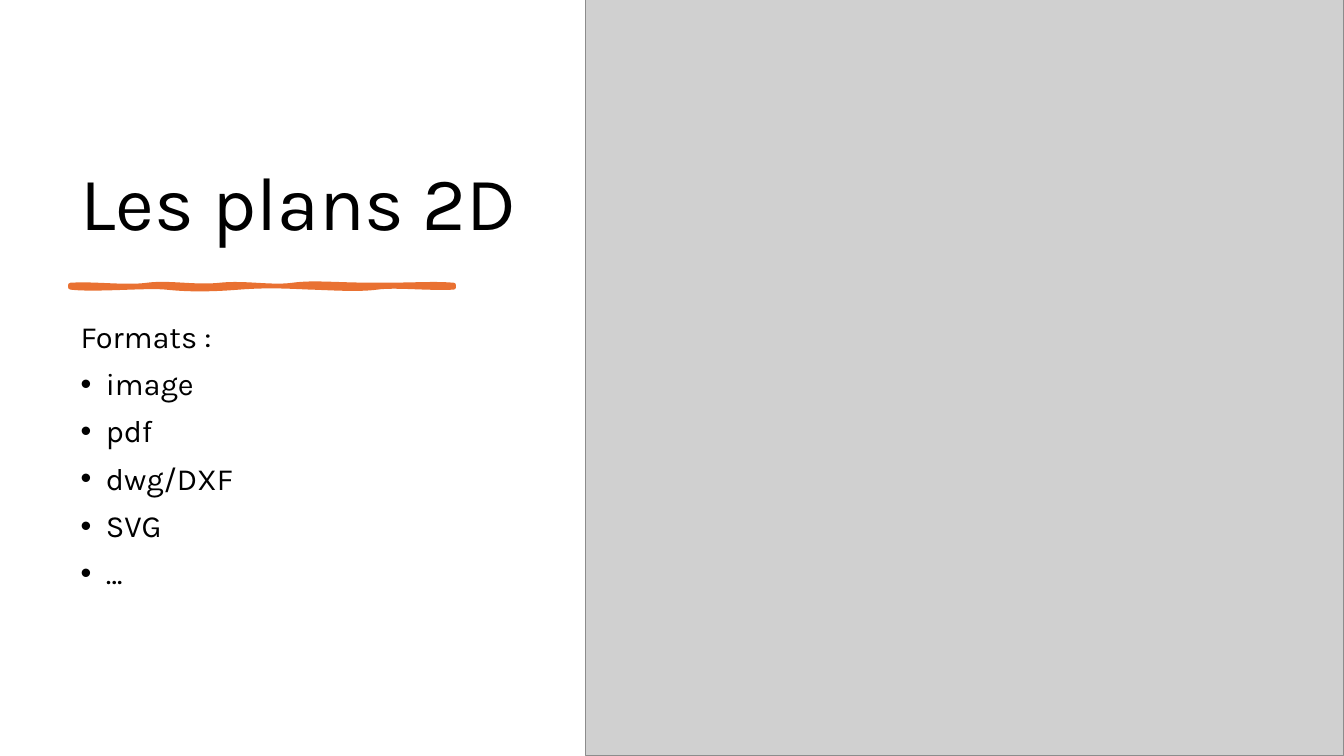
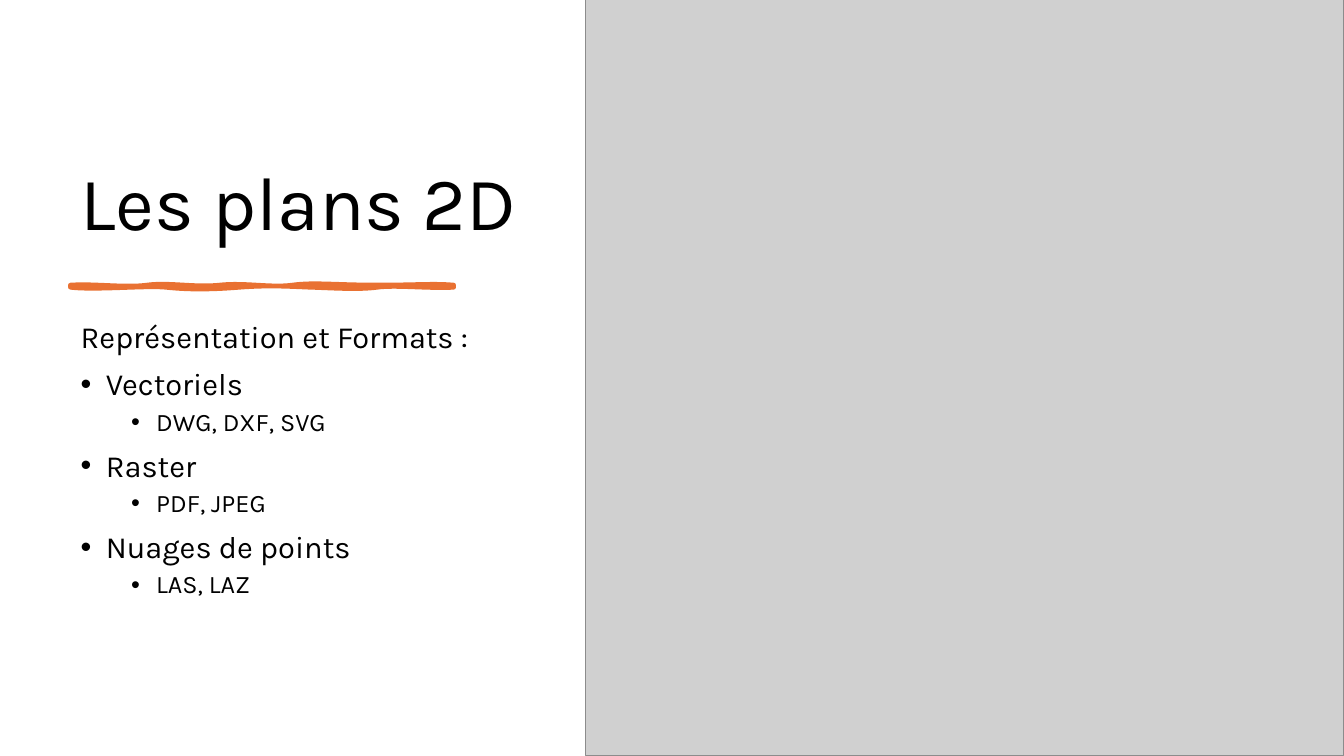
Before and after one commit to IzowRM/Stage-Cetic, a slide deck: slide 2 of Doc Slide/Slide Jeudi 11_09.pptx. Drawn at 1344x756 pixels with LibreOffice and Linux fonts; fonts in the diff are those of the drawing; grey boxes stand for pictures. Boxes give left, top, right and bottom in pixels: in the first picture for what was removed or moved away, otherwise in the second. Text is boxed around its words. In the diff, an @@ line names an element or a change of style, - is before the commit and + after.

```diff
--- a/Doc Slide/Slide Jeudi 11_09.pptx
+++ b/Doc Slide/Slide Jeudi 11_09.pptx
@@ text at <box>81,324,454,596</box>: text changed @@
-Formats :
-• image
-• pdf
-• dwg/DXF
-• SVG
-• …
+Représentation et Formats :
+• Vectoriels
+  • DWG, DXF, SVG
+• Raster
+  • PDF, JPEG
+• Nuages de points
+  • LAS, LAZ
```
Also in this commit, not shown: 8 other slides changed, 1 slide added, 3 slides removed, 10 other files.
